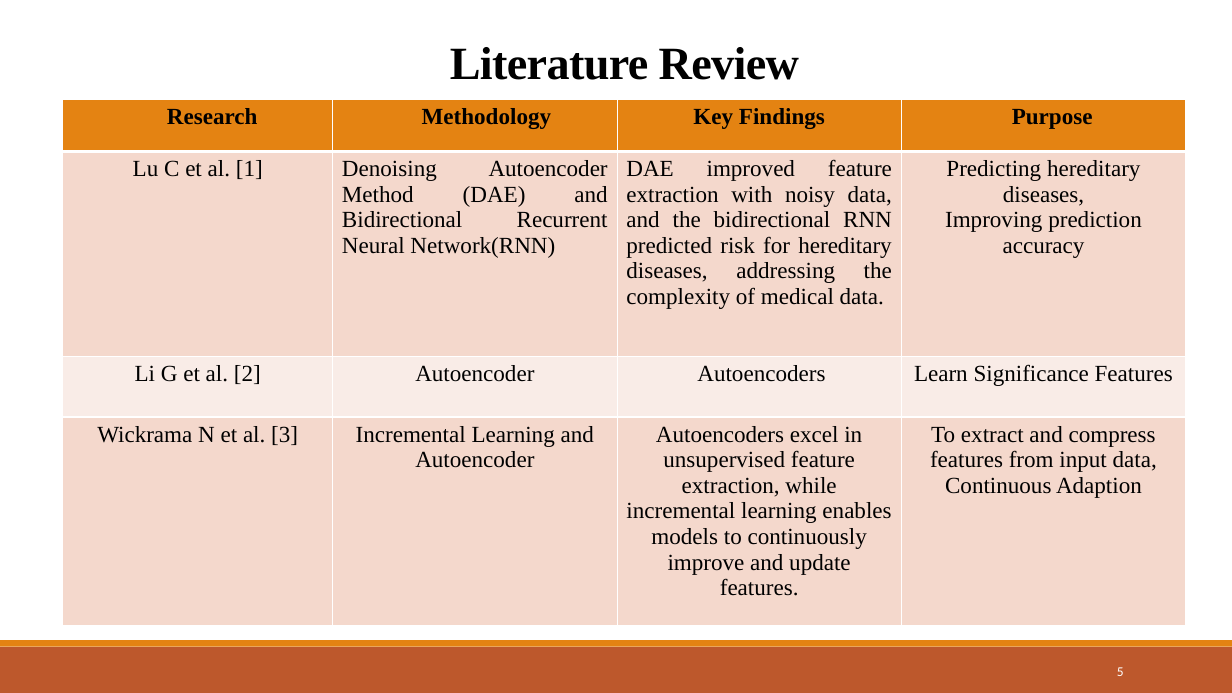
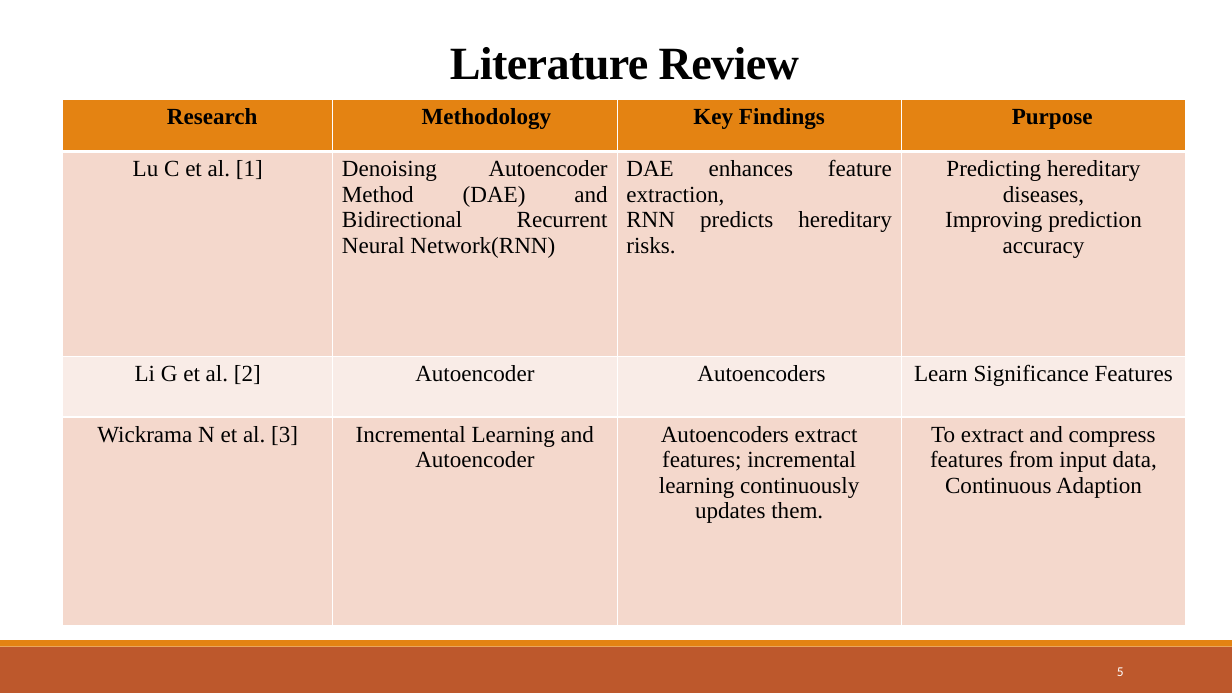
Before and after one commit to Devjethva1111/Metaverse-in-Healthcare, a slide deck: slide 5 of Seminar PPT/23MDS003 - Seminar.pptx. Drawn at 1232x693 pixels with LibreOffice and Linux fonts; fonts in the diff are those of the drawing. Boxes give left, top, right and bottom in pixels: in the first picture for what was removed or moved away, otherwise in the second. Text is boxed around its words. In the diff, an @@ line names an element or a change of style, - is before the commit and + after.

```diff
--- a/Seminar PPT/23MDS003 - Seminar.pptx
+++ b/Seminar PPT/23MDS003 - Seminar.pptx
@@ table at [63,99,1187,629] @@
-row 2, column 3: DAE improved feature extraction with noisy data, and the bidirectional RNN predicted risk for hereditary diseases, addressing the complexity of medical data.
+row 2, column 3: DAE enhances feature extraction, / RNN predicts hereditary risks.
-row 4, column 3: Autoencoders excel in unsupervised feature extraction, while incremental learning enables models to continuously improve and update features.
+row 4, column 3: Autoencoders extract features; incremental learning continuously updates them.
```
Also in this commit, not shown: 6 other slides changed, 1 other file.
